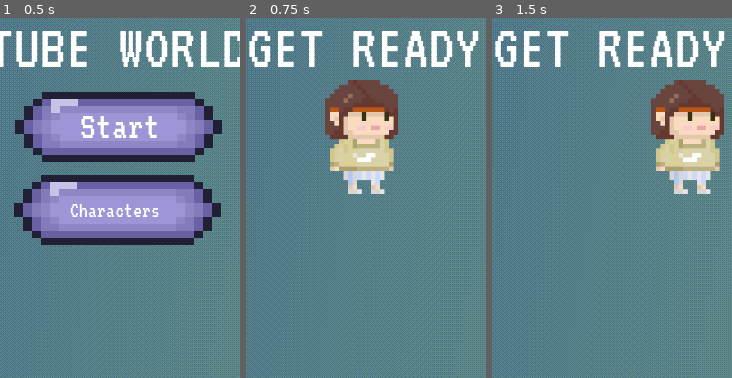
Above: before the commit, frames 1-3 (left to right).
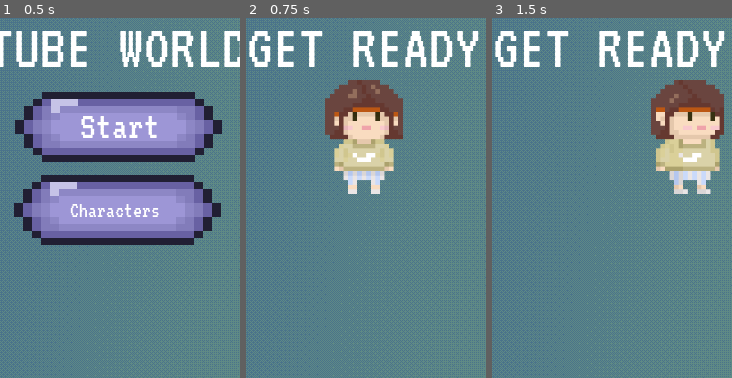
Above: after the commit, the same moments.

Repository: belkvch/TubeWorld
Game: Godot game, scene res://scenes/Main.tscn
Two runs of this game, one before a commit and one after it. Both use one fixed random seed, a clock stepped at 60 frames per second and the inputs below.
Inputs (mouse positions are % of the whole screen's width and height, from its top left):
- Up to frame 1 (0.5 s): no input
- Up to frame 2 (0.75 s): click (50, 61) at 0.5 s
- Up to frame 3 (1.5 s): tap Enter (start_game) at 1.25, 1.35 s; hold D (move_right) from 1.28 s (still down)
The pictures show only the part of the screen within x 25-75%, y 46-96%; the shares and areas given below are measured in that part.

Frame 1 is identical in both runs. In frame 2, 1.5% of the frame differs, in the area x 35-66%, y 18-49%; in frame 3, nothing differs.

Commit message:
#7 Game with chosen character

Diff:
--- a/TubeWorldGame/scenes/Player.gd
+++ b/TubeWorldGame/scenes/Player.gd
@@ -12,6 +12,7 @@
 func start(pos):
 	position = pos
 	show()
+	$AnimatedSprite.play("down"+String(Game.PlayerSelect))
 	$CollisionShape2D.disabled = false
 
 func _process(delta):
@@ -36,13 +37,13 @@
 	position.y = clamp(position.y, 0, screen_size.y)
 
 	if velocity.x != 0:
-		$AnimatedSprite.animation = "walk"
+		$AnimatedSprite.animation = "walk"+String(Game.PlayerSelect)
 		$AnimatedSprite.flip_v = false
 		$AnimatedSprite.flip_h = velocity.x < 0
 	elif velocity.y > 0:
-		$AnimatedSprite.animation = "down"
+		$AnimatedSprite.animation = "down"+String(Game.PlayerSelect)
 	elif velocity.y != 0:
-		$AnimatedSprite.animation = "up"
+		$AnimatedSprite.animation = "up"+String(Game.PlayerSelect)
 
 func _on_Player_body_entered(body):
 	hide()
--- a/TubeWorldGame/scenes/Player.tscn
+++ b/TubeWorldGame/scenes/Player.tscn
@@ -13,24 +13,108 @@
 [ext_resource path="res://sprites/Polina/Polina_step_first1.png" type="Texture" id=11]
 [ext_resource path="res://sprites/Polina/Polina_down4.png" type="Texture" id=12]
 [ext_resource path="res://scenes/Player.gd" type="Script" id=13]
+[ext_resource path="res://sprites/Nargiz/Nargiz_stand3.png" type="Texture" id=14]
+[ext_resource path="res://sprites/Nargiz/Nargiz_up2.png" type="Texture" id=15]
+[ext_resource path="res://sprites/Lina/Lina_up1.png" type="Texture" id=16]
+[ext_resource path="res://sprites/Nargiz/Nargiz_up1.png" type="Texture" id=17]
+[ext_resource path="res://sprites/Lina/Lina_stand4.png" type="Texture" id=18]
+[ext_resource path="res://sprites/Nargiz/Nargiz_stand4.png" type="Texture" id=19]
+[ext_resource path="res://sprites/Dora/Dora_stand3.png" type="Texture" id=20]
+[ext_resource path="res://sprites/Lina/Lina_down2.png" type="Texture" id=21]
+[ext_resource path="res://sprites/Nargiz/Nargiz_down4.png" type="Texture" id=22]
+[ext_resource path="res://sprites/Lina/Lina_stand2.png" type="Texture" id=23]
+[ext_resource path="res://sprites/Nargiz/Nargiz_stand1.png" type="Texture" id=24]
+[ext_resource path="res://sprites/Dora/Dora_up2.png" type="Texture" id=25]
+[ext_resource path="res://sprites/Lina/Lina_up2.png" type="Texture" id=26]
+[ext_resource path="res://sprites/Lina/Lina_up3.png" type="Texture" id=27]
+[ext_resource path="res://sprites/Lina/Lina_up4.png" type="Texture" id=28]
+[ext_resource path="res://sprites/Nargiz/Nargiz_down3.png" type="Texture" id=29]
+[ext_resource path="res://sprites/Dora/Dora_down1.png" type="Texture" id=30]
+[ext_resource path="res://sprites/Dora/Dora_up1.png" type="Texture" id=31]
+[ext_resource path="res://sprites/Dora/Dora_stand2.png" type="Texture" id=32]
+[ext_resource path="res://sprites/Dora/Dora_up3.png" type="Texture" id=33]
+[ext_resource path="res://sprites/Dora/Dora_up4.png" type="Texture" id=34]
+[ext_resource path="res://sprites/Lina/Lina_stand1.png" type="Texture" id=35]
+[ext_resource path="res://sprites/Dora/Dora_down3.png" type="Texture" id=36]
+[ext_resource path="res://sprites/Nargiz/Nargiz_down1.png" type="Texture" id=37]
+[ext_resource path="res://sprites/Nargiz/Nargiz_up3.png" type="Texture" id=38]
+[ext_resource path="res://sprites/Nargiz/Nargiz_up4.png" type="Texture" id=39]
+[ext_resource path="res://sprites/Dora/Dora_down2.png" type="Texture" id=40]
+[ext_resource path="res://sprites/Lina/Lina_stand3.png" type="Texture" id=41]
+[ext_resource path="res://sprites/Lina/Lina_down3.png" type="Texture" id=42]
+[ext_resource path="res://sprites/Dora/Dora_down4.png" type="Texture" id=43]
+[ext_resource path="res://sprites/Nargiz/Nargiz_stand2.png" type="Texture" id=44]
+[ext_resource path="res://sprites/Dora/Dora_stand4.png" type="Texture" id=45]
+[ext_resource path="res://sprites/Lina/Lina_down1.png" type="Texture" id=46]
+[ext_resource path="res://sprites/Dora/Dora_stand1.png" type="Texture" id=47]
+[ext_resource path="res://sprites/Nargiz/Nargiz_down2.png" type="Texture" id=48]
+[ext_resource path="res://sprites/Lina/Lina_down4.png" type="Texture" id=49]
+
+[sub_resource type="GDScript" id=3]
 
 [sub_resource type="SpriteFrames" id=1]
 animations = [ {
 "frames": [ ExtResource( 10 ), ExtResource( 4 ), ExtResource( 5 ), ExtResource( 12 ) ],
 "loop": true,
-"name": "down",
+"name": "down0",
+"speed": 5.0
+}, {
+"frames": [ ExtResource( 37 ), ExtResource( 48 ), ExtResource( 29 ), ExtResource( 22 ) ],
+"loop": true,
+"name": "down1",
+"speed": 5.0
+}, {
+"frames": [ ExtResource( 46 ), ExtResource( 21 ), ExtResource( 42 ), ExtResource( 49 ) ],
+"loop": true,
+"name": "down2",
+"speed": 5.0
+}, {
+"frames": [ ExtResource( 30 ), ExtResource( 40 ), ExtResource( 36 ), ExtResource( 43 ) ],
+"loop": true,
+"name": "down3",
 "speed": 5.0
 }, {
 "frames": [ ExtResource( 1 ), ExtResource( 9 ), ExtResource( 3 ), ExtResource( 2 ) ],
 "loop": true,
-"name": "up",
+"name": "up0",
+"speed": 5.0
+}, {
+"frames": [ ExtResource( 17 ), ExtResource( 15 ), ExtResource( 38 ), ExtResource( 39 ) ],
+"loop": true,
+"name": "up1",
+"speed": 5.0
+}, {
+"frames": [ ExtResource( 16 ), ExtResource( 26 ), ExtResource( 27 ), ExtResource( 28 ) ],
+"loop": true,
+"name": "up2",
+"speed": 5.0
+}, {
+"frames": [ ExtResource( 31 ), ExtResource( 25 ), ExtResource( 33 ), ExtResource( 34 ) ],
+"loop": true,
+"name": "up3",
 "speed": 5.0
 }, {
 "frames": [ ExtResource( 11 ), ExtResource( 8 ), ExtResource( 6 ), ExtResource( 7 ) ],
 "loop": true,
-"name": "walk",
+"name": "walk0",
+"speed": 5.0
+}, {
+"frames": [ ExtResource( 24 ), ExtResource( 44 ), ExtResource( 14 ), ExtResource( 19 ) ],
+"loop": true,
+"name": "walk1",
+"speed": 5.0
+}, {
+"frames": [ ExtResource( 35 ), ExtResource( 23 ), ExtResource( 41 ), ExtResource( 18 ) ],
+"loop": true,
+"name": "walk2",
+"speed": 5.0
+}, {
+"frames": [ ExtResource( 47 ), ExtResource( 32 ), ExtResource( 20 ), ExtResource( 45 ) ],
+"loop": true,
+"name": "walk3",
 "speed": 5.0
 } ]
+script = SubResource( 3 )
 
 [sub_resource type="CapsuleShape2D" id=2]
 radius = 36.5
@@ -46,7 +130,7 @@
 [node name="AnimatedSprite" type="AnimatedSprite" parent="."]
 scale = Vector2( 0.65, 0.65 )
 frames = SubResource( 1 )
-animation = "walk"
+animation = "down0"
 
 [node name="CollisionShape2D" type="CollisionShape2D" parent="."]
 position = Vector2( -2.5, 0 )
Not shown: 1 places in TubeWorldGame/scenes/Player.tscn that only renumber resources
Binary file added: TubeWorldGame/sprites/Polina/Polina_sprite.png
Not shown, added: TubeWorldGame/sprites/Polina/Polina_sprite.png.import
Not shown, changed: TubeWorldGame/.DS_Store
Not shown, changed: TubeWorldGame/sprites/.DS_Store
